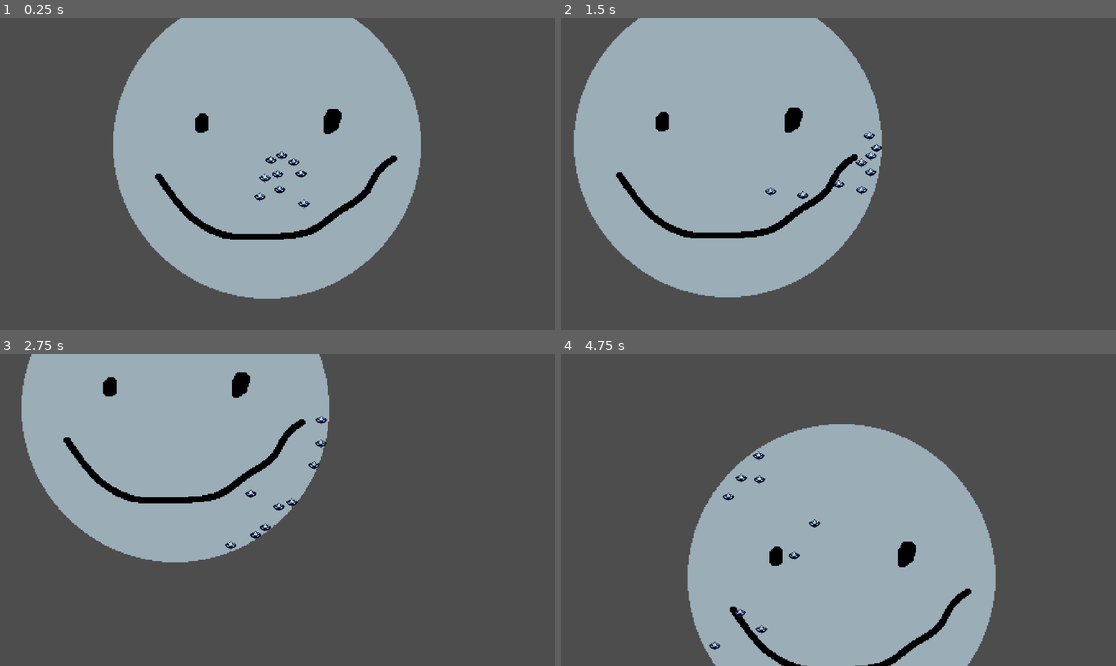
Above: before the commit, frames 1-4 (two rows, left to right).
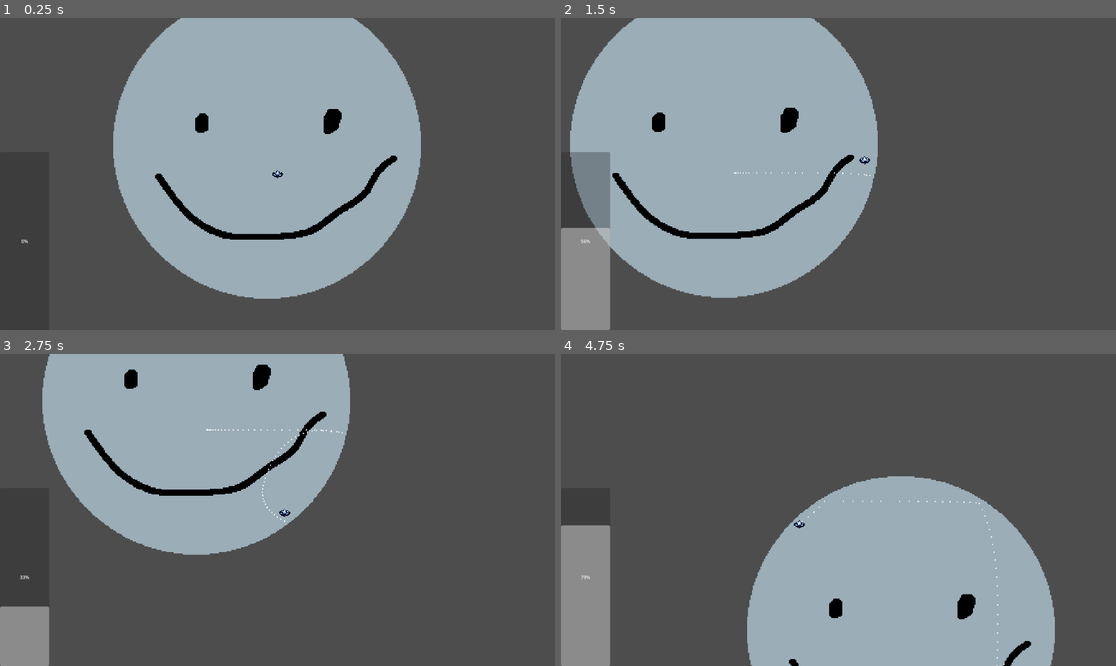
Above: after the commit, the same moments.

Repository: Dragos-Lup/spin
Game: Godot game, scene res://scenes/testing_scene.tscn
Same seed, same stepped clock (60 frames per second), same inputs: the game is played once before the commit and once after it.
Inputs (mouse positions are in pixels of both pictures, inside the frame that each line leads up to):
- Up to frame 1 (0.25 s): no input
- Up to frame 2 (1.5 s): move the mouse to (960, 158) at 0.52 s; hold D (right) 0.53-1.28 s; click (960, 158) at 0.6 s; move the mouse to (727, 189) at 1.27 s; hold S (down) from 1.28 s (still down); click (727, 189) at 1.35 s
- Up to frame 3 (2.75 s): move the mouse to (333, 441) at 2.02 s; release S (down) at 2.03 s; hold D (right) from 2.03 s (still down); click (333, 441) at 2.1 s
- Up to frame 4 (4.75 s): move the mouse to (810, 572) at 2.77 s; release D (right) at 2.78 s; hold W (up) 2.78-3.53 s; click (810, 572) at 2.85 s; move the mouse to (1005, 556) at 3.52 s; hold A (left) from 3.53 s (still down); click (1005, 556) at 3.6 s; move the mouse to (672, 463) at 4.27 s; click (672, 463) at 4.35 s

The runs differ from the first frame. In frame 1, 0.3% of the frame differs, in the area x 3-56%, y 42-73%; in frame 2, 6.6%; in frame 3, 10%; in frame 4, 24%, in the area x 0-89%, y 22-100%.

Commit message:
added bad particle system
I really dont like it, but it tracks recent movement sorta?

Diff:
--- a/scenes/main_character.tscn
+++ b/scenes/main_character.tscn
@@ -1,7 +1,12 @@
-[gd_scene load_steps=18 format=3 uid="uid://cotlpgucmbbhy"]
+[gd_scene load_steps=20 format=3 uid="uid://cotlpgucmbbhy"]
 
 [ext_resource type="Script" path="res://scripts/main_character.gd" id="1_72jni"]
 [ext_resource type="Texture2D" uid="uid://dd5o6haigbj8a" path="res://scenes/spinningtopfirstproto.png" id="2_5ilc7"]
+[ext_resource type="Texture2D" uid="uid://de8us5naswkua" path="res://sprites/dragosterrible/particle.png" id="2_ygpbf"]
+
+[sub_resource type="ParticleProcessMaterial" id="ParticleProcessMaterial_2lcra"]
+particle_flag_disable_z = true
+gravity = Vector3(0, 0, 0)
 
 [sub_resource type="CircleShape2D" id="CircleShape2D_d632g"]
 radius = 16.0
@@ -59,22 +64,6 @@
 transitions = ["jump", "idle", SubResource("AnimationNodeStateMachineTransition_m0mbo"), "idle", "jump", SubResource("AnimationNodeStateMachineTransition_tr7di"), "Start", "idle", SubResource("AnimationNodeStateMachineTransition_0ylf7")]
 graph_offset = Vector2(-43, -9)
 
-[sub_resource type="Animation" id="Animation_g2050"]
-resource_name = "jump"
-length = 0.2
-tracks/0/type = "value"
-tracks/0/imported = false
-tracks/0/enabled = true
-tracks/0/path = NodePath("AnimatedSprite2D:offset")
-tracks/0/interp = 1
-tracks/0/loop_wrap = true
-tracks/0/keys = {
-"times": PackedFloat32Array(0.00477858, 0.1, 0.194353),
-"transitions": PackedFloat32Array(0.707107, 1.89465, 1),
-"update": 0,
-"values": [Vector2(0, 0), Vector2(0, -50), Vector2(0, 0)]
-}
-
 [sub_resource type="Animation" id="Animation_byfn0"]
 length = 0.001
 tracks/0/type = "value"
@@ -106,6 +95,22 @@
 "values": [Vector2(0, 0)]
 }
 
+[sub_resource type="Animation" id="Animation_g2050"]
+resource_name = "jump"
+length = 0.2
+tracks/0/type = "value"
+tracks/0/imported = false
+tracks/0/enabled = true
+tracks/0/path = NodePath("AnimatedSprite2D:offset")
+tracks/0/interp = 1
+tracks/0/loop_wrap = true
+tracks/0/keys = {
+"times": PackedFloat32Array(0.00477858, 0.1, 0.194353),
+"transitions": PackedFloat32Array(0.707107, 1.89465, 1),
+"update": 0,
+"values": [Vector2(0, 0), Vector2(0, -50), Vector2(0, 0)]
+}
+
 [sub_resource type="AnimationLibrary" id="AnimationLibrary_1iu5i"]
 _data = {
 "RESET": SubResource("Animation_byfn0"),
@@ -117,6 +122,13 @@
 texture_filter = 1
 collision_mask = 7
 script = ExtResource("1_72jni")
+
+[node name="GPUParticles2D" type="GPUParticles2D" parent="."]
+amount = 1000
+process_material = SubResource("ParticleProcessMaterial_2lcra")
+texture = ExtResource("2_ygpbf")
+lifetime = 3.0
+trail_lifetime = 1.32
 
 [node name="CollisionShape2D" type="CollisionShape2D" parent="."]
 shape = SubResource("CircleShape2D_d632g")
--- a/scenes/testing_scene.tscn
+++ b/scenes/testing_scene.tscn
@@ -9,6 +9,21 @@
 [node name="Node2D" type="Node2D"]
 texture_filter = 1
 
+[node name="CanvasLayer" type="CanvasLayer" parent="."]
+
+[node name="SpinBar" type="ProgressBar" parent="CanvasLayer"]
+unique_name_in_owner = true
+anchors_preset = 2
+anchor_top = 1.0
+anchor_bottom = 1.0
+offset_top = -616.0
+offset_right = 170.0
+grow_vertical = 0
+step = 1.0
+value = 30.0
+allow_greater = true
+fill_mode = 3
+
 [node name="MainSpinner" parent="." instance=ExtResource("1_3mtgv")]
 z_index = 5
 position = Vector2(974, 632)
@@ -16,38 +31,6 @@
 [node name="Camera2D" type="Camera2D" parent="MainSpinner"]
 process_callback = 0
 position_smoothing_enabled = true
-
-[node name="MainSpinner2" parent="." instance=ExtResource("1_3mtgv")]
-z_index = 5
-position = Vector2(913, 710)
-
-[node name="MainSpinner3" parent="." instance=ExtResource("1_3mtgv")]
-z_index = 5
-position = Vector2(981, 685)
-
-[node name="MainSpinner4" parent="." instance=ExtResource("1_3mtgv")]
-z_index = 5
-position = Vector2(1030, 590)
-
-[node name="MainSpinner5" parent="." instance=ExtResource("1_3mtgv")]
-z_index = 5
-position = Vector2(1055, 630)
-
-[node name="MainSpinner6" parent="." instance=ExtResource("1_3mtgv")]
-z_index = 5
-position = Vector2(1065, 734)
-
-[node name="MainSpinner7" parent="." instance=ExtResource("1_3mtgv")]
-z_index = 5
-position = Vector2(930, 645)
-
-[node name="MainSpinner8" parent="." instance=ExtResource("1_3mtgv")]
-z_index = 5
-position = Vector2(951, 583)
-
-[node name="MainSpinner9" parent="." instance=ExtResource("1_3mtgv")]
-z_index = 5
-position = Vector2(988, 567)
 
 [node name="Area2D" type="StaticBody2D" parent="."]
 position = Vector2(938, 531)
--- a/scripts/main_character.gd
+++ b/scripts/main_character.gd
@@ -7,15 +7,17 @@
 const BOUNCY = .8
 const DASH_SLOW = .2
 
+@onready var spin_bar: ProgressBar = %SpinBar
 @onready var animation_tree: AnimationTree = $AnimationTree
+@onready var state_machine = animation_tree.get("parameters/playback")
 
-@onready var state_machine = animation_tree.get("parameters/playback")
+
 
 var dash_start_time = 0
 
 func _physics_process(delta: float) -> void:
 	var direction := Input.get_vector("left", "right", "up", "down").normalized()
-	var target_vel = (direction * SPEED).clampf(-MAX_SPEED, MAX_SPEED) #This is how fast we want to go
+	var target_vel = (direction * SPEED).limit_length(MAX_SPEED) #This is how fast we want to go
 
 	if Input.is_action_just_pressed("dash"):
 		dash_start_time = Time.get_ticks_msec()
@@ -29,9 +31,9 @@
 		if (chargetime) > 850:
 			var dash_vector = (get_global_mouse_position() - global_position).normalized()
 			velocity = dash_vector * (DASH_SPEED * chargetime/1000)
-
 	velocity = velocity.move_toward(target_vel, FRICTION)
-
+	print(velocity.length())
+	spin_bar.value = velocity.length() / 10
 	var collision = move_and_collide(velocity * delta)
 	if collision:
 		velocity = velocity.bounce(collision.get_normal()) * BOUNCY
Binary file added: sprites/dragosterrible/particle.aseprite
Not shown, added: sprites/dragosterrible/particle.aseprite.import
Binary file added: sprites/dragosterrible/particle.png
Not shown, added: sprites/dragosterrible/particle.png.import
